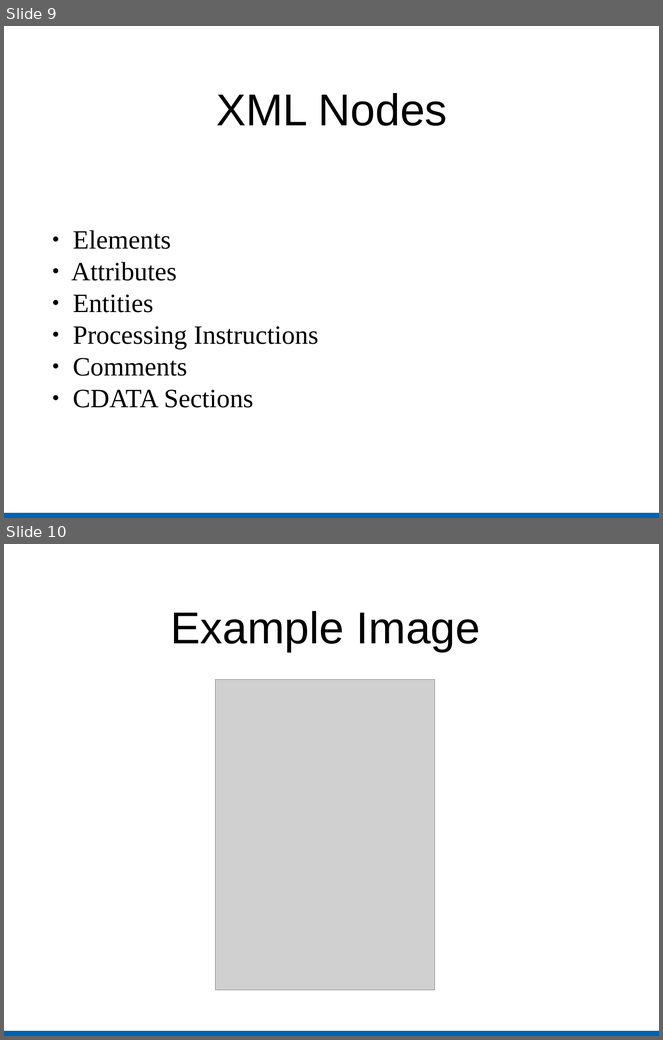
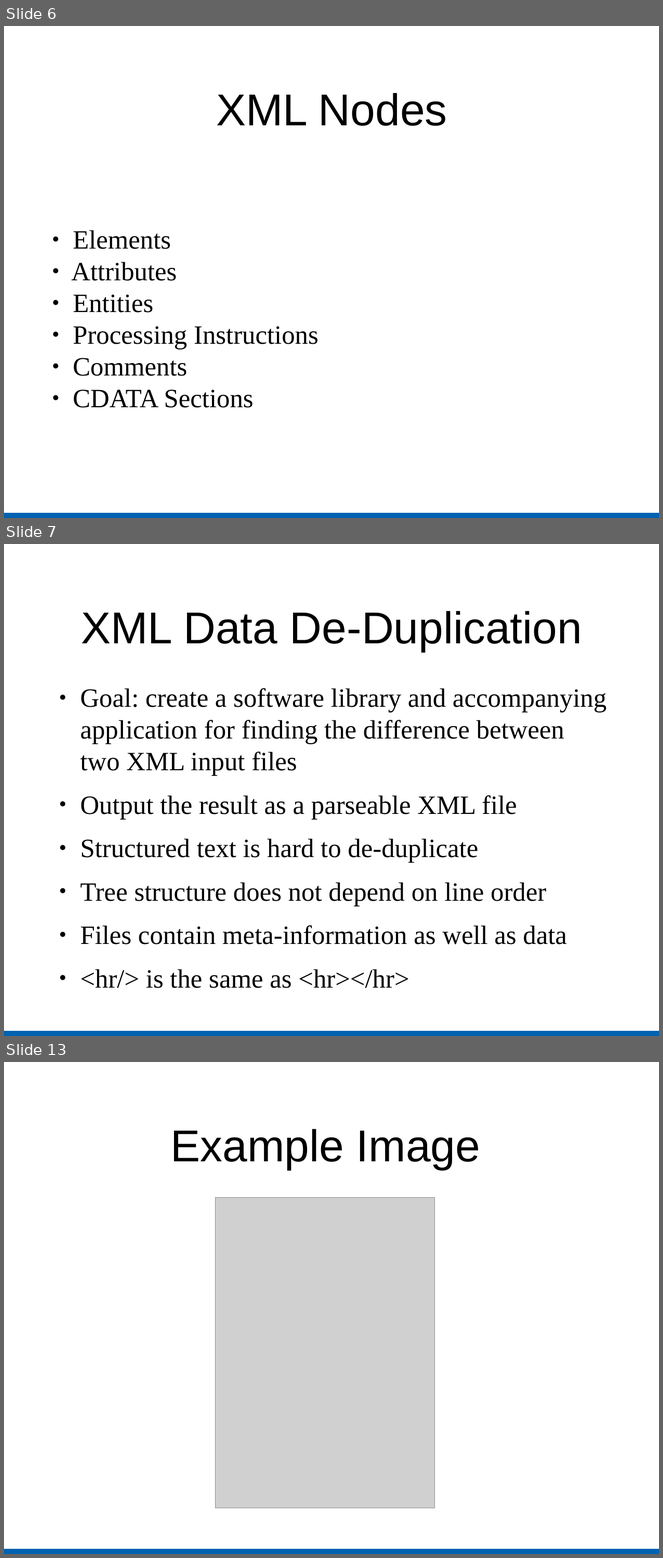
Before and after one commit to kratos12000/FastXMLDiff, a slide deck: Presentation/Slides.odp. Shown one above the other, each under a label of ours: slides 9 and 10 before the commit, slides 6, 7 and 13 after it; the slides between them are not shown. The pictures are 663x1040 and 663x1558 pixels, drawn with LibreOffice and Linux fonts; fonts in the diff are those of the drawing; grey boxes stand for pictures. Boxes give left, top, right and bottom in pixels: in the first picture for what was removed or moved away, otherwise in the second. Text is boxed around its words. In the diff, an @@ line names an element or a change of style, - is before the commit and + after.

```diff
--- a/Presentation/Slides.odp
+++ b/Presentation/Slides.odp
@@ slide 7 added at [4,544,659,1036], background #FFFFFF; not listed: 1 template element that a slide beside it also shows @@
@@ title added at [81,611,582,652], 54 pt, text #000000 @@
+XML Data De-Duplication
@@ text added at [80,688,607,988], 32 pt, text #000000 @@
+● Goal: create a software library and accompanying application for finding the difference between two XML input files
+● Output the result as a parseable XML file
+● Structured text is hard to de-duplicate
+● Tree structure does not depend on line order
+● Files contain meta-information as well as data
+● <hr/> is the same as <hr></hr>
@@ what was slide 9 is now slide 6 @@
@@ what was slide 10 is now slide 13 @@
```
Also in this commit, not shown: 1 slide changed, 10 other slides added, 8 slides removed.
